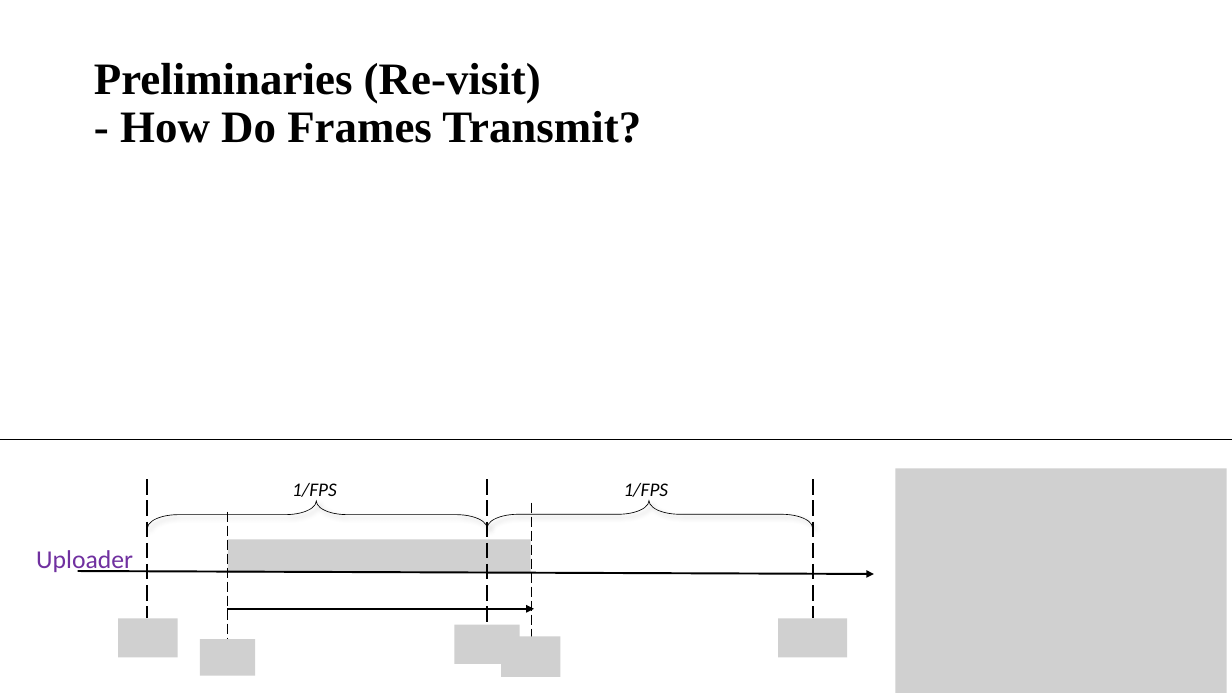
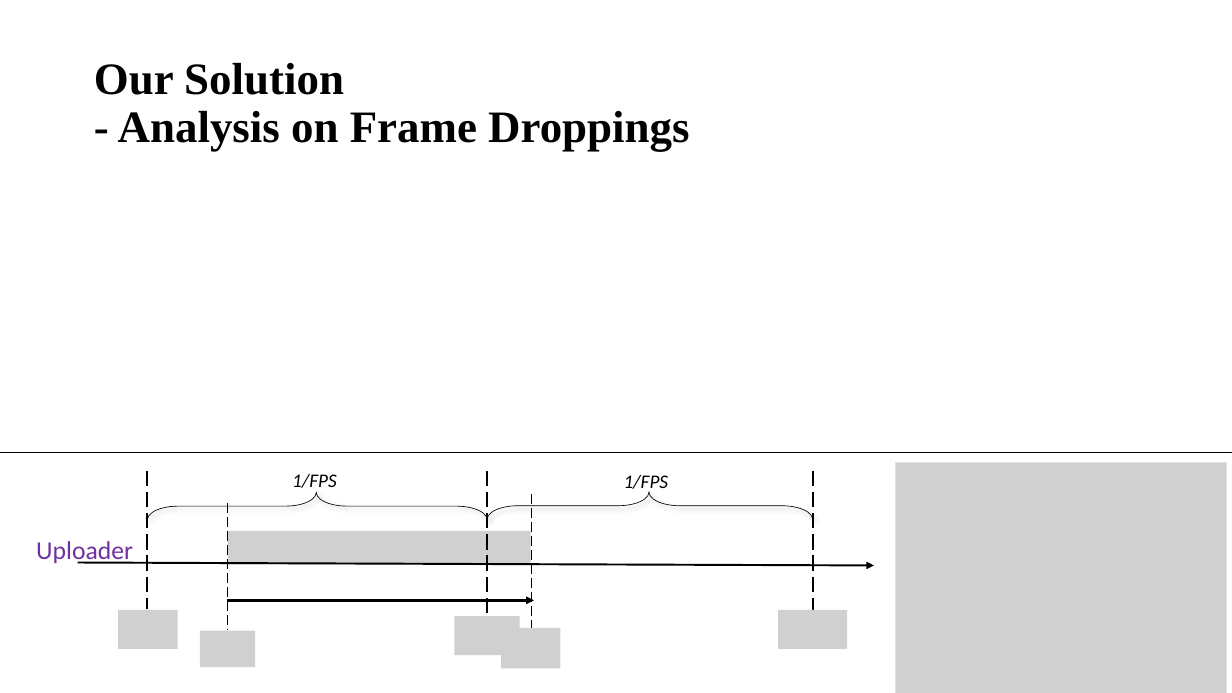
Before and after one commit to williamzheng0711/online-cdf-streaming, a slide deck: slide 6 of ESTR4999_Notes/ESTR4999_Presentation.pptx. Drawn at 1232x693 pixels with LibreOffice and Linux fonts; fonts in the diff are those of the drawing; grey boxes stand for pictures. Boxes give left, top, right and bottom in pixels: in the first picture for what was removed or moved away, otherwise in the second. Text is boxed around its words. In the diff, an @@ line names an element or a change of style, - is before the commit and + after.

```diff
--- a/ESTR4999_Notes/ESTR4999_Presentation.pptx
+++ b/ESTR4999_Notes/ESTR4999_Presentation.pptx
@@ title at [94, 62, 689, 152]: text changed @@
-Preliminaries (Re-visit)
-- How Do Frames Transmit?
+Our Solution
+- Analysis on Frame Droppings
@@ line moved from (0, 440) - (1232, 440) to (0, 453) - (1232, 453) @@
@@ picture: place and size @@
-picture at [896, 469, 1227, 693]
+picture at [896, 462, 1227, 693]
@@ 6 pictures, 5 lines, 3 texts, 2 arrows, 2 left braces: place and size @@
-6 pictures, 5 lines, 3 texts, 2 arrows, 2 left braces at [36, 480, 874, 677]
+6 pictures, 5 lines, 3 texts, 2 arrows, 2 left braces at [36, 470, 874, 669]
```
Also in this commit, not shown: 5 other slides changed, 10 slides added, 2 slides removed, 4 other files.
